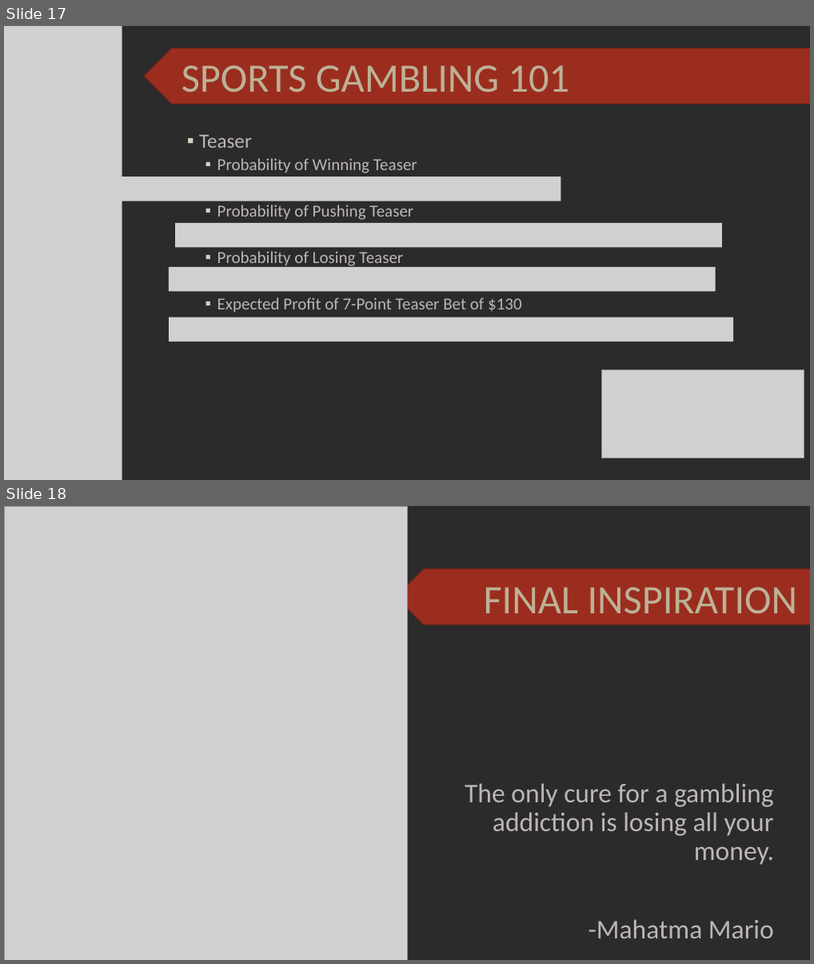
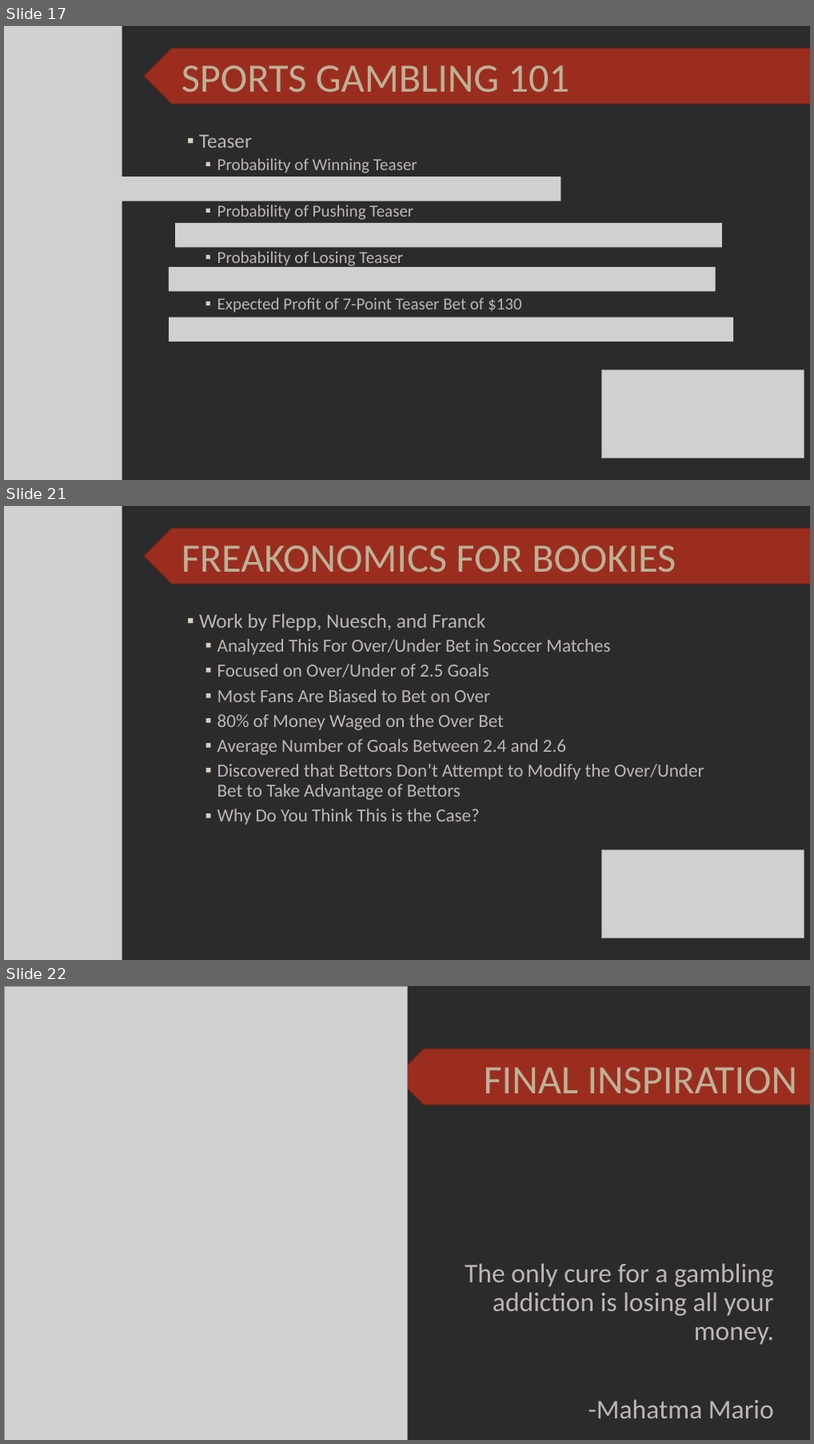
Before and after one commit to SuperMarioGiacomazzo/STOR390_WEBSITE, a slide deck: Slides/Gambling 1/Gambling_1_Lecture.pptx. Shown one above the other, each under a label of ours: slides 17 and 18 before the commit, slides 17, 21 and 22 after it; the slides between them are not shown. The pictures are 814x964 and 814x1444 pixels, drawn with LibreOffice and Linux fonts; fonts in the diff are those of the drawing; grey boxes stand for pictures; background and template pictures are left out; a plain dark background stands for a picture behind light text. Boxes give left, top, right and bottom in pixels: in the first picture for what was removed or moved away, otherwise in the second. Text is boxed around its words. In the diff, an @@ line names an element or a change of style, - is before the commit and + after.

```diff
--- a/Slides/Gambling 1/Gambling_1_Lecture.pptx
+++ b/Slides/Gambling 1/Gambling_1_Lecture.pptx
@@ slide 21 added at <box>4,506,810,960</box>, background picture (left out) @@
@@ picture added at <box>4,506,122,960</box> @@
@@ chevron added at <box>144,528,810,584</box>, fill #9B2D1F, outline #732117 1 pt @@
@@ title added at <box>182,545,676,572</box>, 48 pt, text #BDB196 @@
+FREAKONOMICS FOR BOOKIES
@@ text added at <box>199,613,704,824</box>, 22 pt, text #BDB5B6 @@
+▪ Work by Flepp, Nuesch, and Franck
+  ▪ Analyzed This For Over/Under Bet in Soccer Matches
+  ▪ Focused on Over/Under of 2.5 Goals
+  ▪ Most Fans Are Biased to Bet on Over
+  ▪ 80% of Money Waged on the Over Bet
+  ▪ Average Number of Goals Between 2.4 and 2.6
+  ▪ Discovered that Bettors Don’t Attempt to Modify the Over/Under Bet to Take Advantage of Bettors
+  ▪ Why Do You Think This is the Case?
@@ picture added at <box>602,850,804,938</box> @@
@@ what was slide 18 is now slide 22 @@
```
Also in this commit, not shown: 3 other slides added, 7 other files.
